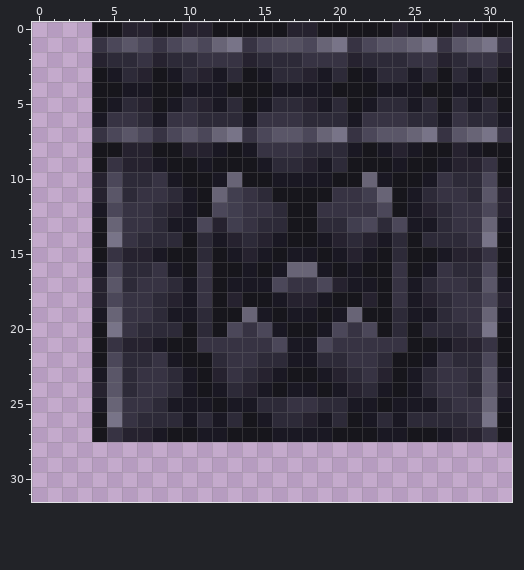
Pixel-art sprite -- textures/blocks/ender_chest_side.png. Above is the file before it was changed.
The file is 32x32 pixels. Colours within 5 levels of each other are drawn and written as one.
The result:
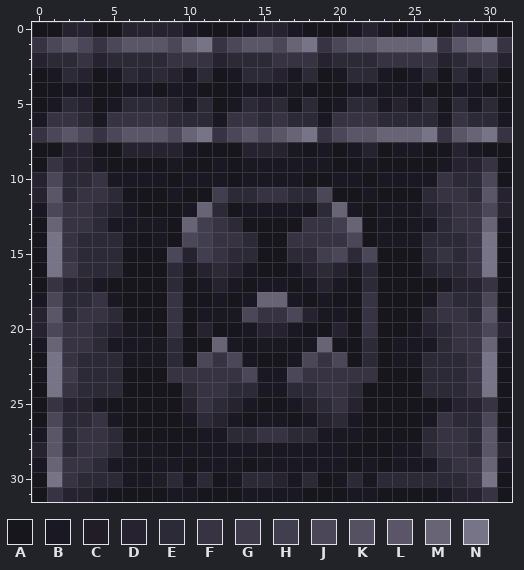
Palette (. is transparent): A #17161c  B #1a1823  C #211d26  D #26222f  E #2d2a38  F #373343  G #3e3a49  H #413e4f  J #4b4759  K #555162  L #5a5668  M #686476  N #787488
Change:
@@ x 0..31 @@
- 0 ....AADDAADDAAAAADDAAAAADBAADBAA
- 1 ....FJLJFJLJMNFJKKJMNFJLLMNFLMNF
- 2 ....DEEFDEEFFFDEEEFFFDEEEFFDEFFD
- 3 ....ABEDABEDBEABEEDBEABEEBEAEBEA
- 4 ....AABBAABBBAAABBBBAAABBBAABBAA
- 5 ....ABEDABEDBEABEEDBEABEEBEAEBEA
- 6 ....BFFEBFFEEEBFFFEEEBFFFEEBFEEB
- 7 ....FJLJFJLJMNFJLLJMNFJLLMNFLMNF
- 8 ....AADDAADDBABFFFEEEBABDBAADBAA
- 9 ....AFDDBAABAAABEEDBEAAABAABDDFA
-10 ....DJEEFBAABMAABBBBAAMBAABFEEJA
-11 ....DLEFFEBAMHFEAAAAFFHMABEFFELD
-12 ....BJFFEDBAJHFFEAAFFFFJABDEFFJD
-13 ....AMFFEBBJDHFEEAAEEHJEJBBEFFMB
-14 ....ANFEEEAEBDEDBAABDEDBEAEEEFNA
-15 ....AFDDBAAEABDBABBABDBAEAABDDFA
-16 ....BJEEFBAFAABABMMBABAAFABFEEJA
-17 ....DLEFFEBFABBBJFFJDBBAFBEFFELB
-18 ....DJFFEDBFADAABDDBAADAFBDEFFJD
-19 ....BMFFEBBEAAMBABBABMAAEBBEFFMB
-20 ....ANFEEEAEAJFJBAABJFJAEAEEEFNA
-21 ....AFDDBAAFFFFFJBBJFFFFFAABDDFA
-22 ....AJEEFBAAEFFEEBBEEFFEAABFEEJA
-23 ....BLEFFEBADFEDBAABDEFDABEFFELB
-24 ....DLEFFEBABEDBABBABDEBABEFFELD
-25 ....BMFFEBBBABBEEFFEEBBABBBEFFMB
-26 ....ANFEEEBEBEABEEDBEABEBEEEEFNA
-27 ....AFDDBAABBAAABBBBAAABBAABDDFA
-28 ................................
-29 ................................
-30 ................................
-31 ................................
+ 0 AADDAADDDDBAAABDDBAAABDBABAADBAA
+ 1 FJLJFJLLLJMNFJLLJMNFJLLMMMNFLMNF
+ 2 DEEFDEEEEFFFDEEEFFFDEEEFFFFDEFFD
+ 3 ABEDABEDEDBEABEEDBEABEEBABEAEBEA
+ 4 AABBAABBABBAAABBBBAAABBBBBAABBAA
+ 5 ABEDABEEEDBEABEDEAEABEEBDBEAEBEA
+ 6 BFFEBFFFFEEEBFFEFEEBFFFEEEEBFEEB
+ 7 FJLJFJLLLJMNFJLJLMNFJLLMMMNFLMNF
+ 8 AADDAADDDDBAAADDDBABABDABBAADBAA
+ 9 AFDDBAAAABAABABBBBBBAABAAAABDDFA
+10 DJEEFBBBBABBBABBBBAABBABBBBFEEJA
+11 DLEFFEAAABAAHEEFFEEJAABAAAEFFELD
+12 BJFFEDBAAABMEABBBBAEMBABBBDEFFJD
+13 AMFFEBBBBAMHFEAAAAFFHMABABBEFFMB
+14 ANFEEEBABAJHFFEAAFFFFJABBBEEEFNA
+15 ANFEEEAAAJDHFEEAAEEHJEJAAAEFEFNA
+16 ANGEEEAAAEBDEDBAABDEDBEAAADEEFNA
+17 AFDDBAAAAEABDBABBABDBAEAAAABDDFA
+18 BJEEFBAAAFAABABMMBABAAFAAABFEEJA
+19 DLEFFEAAAFABBBJFFJDBBAFAAAEFFELB
+20 DJFFEDBBAFADAABDDBAADAFAABDEFFJD
+21 BMFFEBBBBEAAMBABBABMAAEABBBEFFMB
+22 ANFEEEBBBEAJFJBAABJFJAEABBEEEFNA
+23 ANGEEEAAAFFFFFJBBJFFFFFAAAEEEFNA
+24 ANFEEEAAAAEFFEEBBEEFFEAAAAEEEFNA
+25 AFDDBAAAAADFEDBAABDEFDAAAAABDDFA
+26 AJEEFBAAAABEDBABBABDEBAAAABFEEJA
+27 BLEFFEAAAAABBEEFFEEBBBAAAAEFFELB
+28 DLEFFEBBBABBBBBBBBBBBAAABBEFFELD
+29 BMFFEBBABBABBBABBBBBBABABBBEFFMB
+30 ANFEEEBBCEBEABEEDBEABEBEEEEEEFNA
+31 AFDDBAAAABBAAABBBBAAABBAAAABDDFA
Boxes around the changes in both pictures, in picture pixels (x1, y1, x2, y2):
changed: (32, 22, 512, 502)
